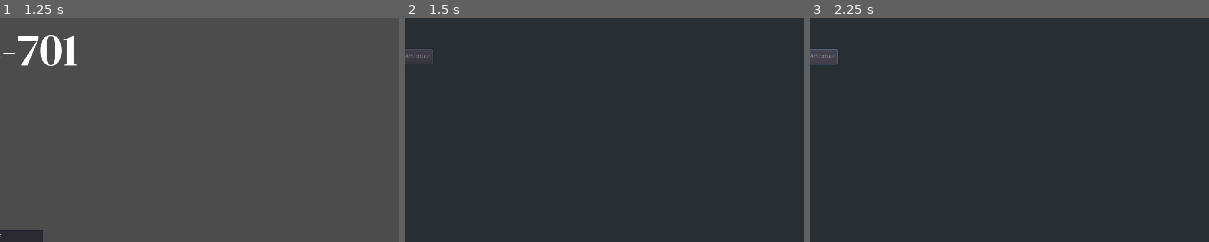
Above: before the commit, frames 1-3 (left to right).
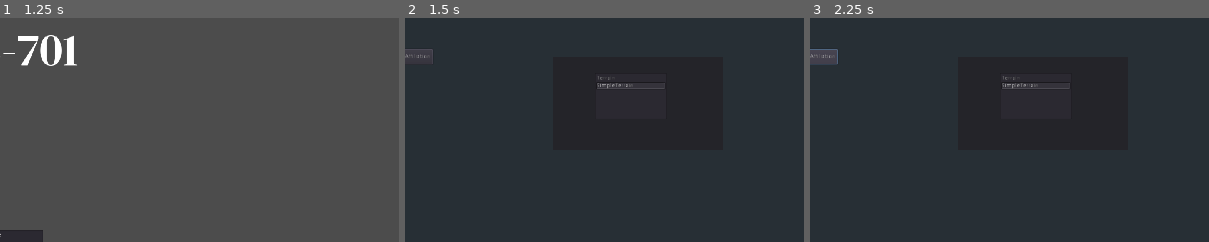
Above: after the commit, the same moments.

Repository: HansGoudey/rts-701
Game: Godot game, scene res://Main.tscn
Two runs of this game, one before a commit and one after it. Both use one fixed random seed, a clock stepped at 60 frames per second and the inputs below.
Inputs (mouse positions are % of the whole screen's width and height, from its top left):
- Up to frame 1 (1.25 s): tap Enter at 0.5 s; move the mouse to (72, 45) at 0.52 s; hold S (camera_backward) from 0.53 s (still down); click (72, 45) at 0.67 s
- Up to frame 2 (1.5 s): release S (camera_backward) at 1.25 s; click "Host Game" at 1.25 s
- Up to frame 3 (2.25 s): click "New Affiliation" at 2 s
The pictures show only the part of the screen within x 50-100%, y 0-50%; the shares and areas given below are measured in that part.

Frame 1 is identical in both runs. In frame 2, 0.2% of the frame differs, in the area x 48-66%, y 25-32%; in frame 3, 0.2%.

Commit message:
Add map selector

Diff:
--- a/RTS-701-Project/Buildings/Building.gd
+++ b/RTS-701-Project/Buildings/Building.gd
@@ -15,9 +15,10 @@
 	# TODO: Create a new timer every time start production is called
 	production_timer = Timer.new()
 	add_child(production_timer)
-# warning-ignore:return_value_discarded
-	production_timer.connect("timeout", self, "production_finish")
-	add_to_group("targets")
+	# warning-ignore:return_value_discarded
+	if get_tree().is_network_server():
+		production_timer.connect("timeout", self, "production_finish")
+	add_to_group("targets") # TODO: Better group names and more extensive use of groups
 
 #func _process(delta):
 #	pass
--- a/RTS-701-Project/Buildings/BuildingBase.gd
+++ b/RTS-701-Project/Buildings/BuildingBase.gd
@@ -33,6 +33,6 @@
 # =================================================================================================
 
 func production_finish() -> void:
-	var new_unit = affiliation.rpc_add_unit(production_selection, self.translation)
+	var new_unit:Unit = affiliation.rpc_add_unit(production_selection, self.translation)
 	new_unit.rpc_add_navigation_order_position(self.translation + Vector3(0, 0, 2))
 	self.production_timer.stop()
--- a/RTS-701-Project/Main.gd
+++ b/RTS-701-Project/Main.gd
@@ -197,7 +197,6 @@
 	emit_signal("lobby_ui_update")
 
 remote func server_unlock_peer_multiplayer():
-	print("Server Unlock Peer Multiplayer")
 	assert(get_tree().is_network_server())
 	# TODO: Use a more complex lock, indluding tracking which player is locked, handle timing out etc...
 	multiplayer_lock += 1
@@ -209,7 +208,6 @@
 #		self.disconnect("multiplayer_lock_complete", ..., ...)
 
 func multiplayer_unlock():
-	print("Multiplayer Unlock")
 	if get_tree().is_network_server():
 		server_unlock_peer_multiplayer()
 	else:
--- a/RTS-701-Project/Map/Map.gd
+++ b/RTS-701-Project/Map/Map.gd
@@ -6,6 +6,7 @@
 var navigation:Navigation = null
 var navmesh_id:int = 0
 var navigation_mesh:NavigationMesh = null
+var terrain_aabb:AABB
 
 # 2D Navigation Node (For unit pathfinding)
 var navigation_2d:Navigation2D = null
@@ -14,15 +15,18 @@
 
 # Resource Generation
 const MAX_MAP_HEIGHT:float = 1000.0 # For intersections with terrain
+const num_of_resources:int = 10
 enum {RESOURCE0 = 0, RESOURCE1 = 1, RESOURCE2 = 2}
-var num_of_resources:int = 1
 var rng:RandomNumberGenerator = null
 
 func _ready():
+	# TODO: Split into separate functions
 	main = get_node("/root/Main")
+	var lobby_map_itemlist:ItemList = get_node("/root/Main/LobbyUI/MapSelector/ItemList")
+	var map_choice:String = lobby_map_itemlist.get_item_text(lobby_map_itemlist.get_selected_items()[0])
 
 	# Add the terrain
-	var terrain_file = preload("res://Map/SimpleTerrain.glb")
+	var terrain_file = load("res://Map/" + map_choice + ".glb") # TODO: Make map mesh selector
 	var terrain_node = terrain_file.instance()
 	add_child(terrain_node)
 	var terrain_mesh_instance:MeshInstance = terrain_node.get_child(0)
@@ -42,7 +46,7 @@
 	navigation_2d = $Navigation2D
 	navigation_polygon_instance = NavigationPolygonInstance.new()
 	navigation_polygon_instance.navpoly = NavigationPolygon.new()
-	var terrain_aabb:AABB = terrain_mesh_instance.get_transformed_aabb()
+	terrain_aabb = terrain_mesh_instance.get_transformed_aabb()
 	var outline:PoolVector2Array = PoolVector2Array()
 	# Add the four corners of the terrain to the polygon
 	outline.push_back(Vector2(terrain_aabb.position.x, terrain_aabb.position.z))
@@ -56,18 +60,19 @@
 	navigation_polygon_instance.enabled = true
 	navigation_2d.add_child(navigation_polygon_instance)
 
-# Place resources after all other peers have the map node as well
+# Place resources after all other peers have the map node as well, so don't include in _ready
 func place_map_items() -> void:
 	if not get_tree().is_network_server():
 		return # The server finds the locations and places them on the other peers
-	rng = RandomNumberGenerator.new()
+	rng = RandomNumberGenerator.new() # TODO: Place based on size of terrain mesh
 	randomly_place_resources()
 	place_start_buildings()
 
 # warning-ignore:unused_argument
 # warning-ignore:unused_argument
 func remove_building_rectangle(position:Vector2, size:float) -> void:
-	print("Remove Building Rectangle")
+	pass
+	# TODO: Use polygon intersection in Godot 3.2
 
 #	var hole_outline:PoolVector2Array = PoolVector2Array([Vector2.ZERO, Vector2.ZERO, Vector2.ZERO, Vector2.ZERO])
 #	var hole_transform:Transform2D = navigation_polygon_instance.transform.inverse()
@@ -104,29 +109,27 @@
 	return resource_node
 
 func randomly_place_resources():
-	var main_node = get_node("/root/Main")
-	var affiliations = main_node.affiliations
+	var affiliations = main.affiliations
 	var affiliation_count = affiliations.size()
-	var theta = 360 / affiliation_count
-	var right_ray = 360 / affiliation_count
-	var left_ray = 0
+	var theta:float = 2 * PI / affiliation_count
+	var right_ray:float = 2 * PI / affiliation_count
+	var left_ray:float = 0
 	# warning-ignore:unused_variable
 	for i in range(affiliation_count):
 		# warning-ignore:unused_variable
 		for type in range(3):
 			for k in range(num_of_resources):
-				var r = rng.randi_range(0, 50)
-				var th = rng.randi_range(left_ray, right_ray)
-				var coords = polar2cartesian(r, th)
+				var coords:Vector2 = polar2cartesian(rng.randf_range(0, terrain_aabb.end.x),
+											         rng.randf_range(left_ray, right_ray))
 				left_ray += theta
 				right_ray += theta
 				rpc_add_resource(type, coords[0], coords[1])
 
 func place_start_buildings():
-	var affiliations = get_node("/root/Main").affiliations
+	var affiliations = main.affiliations
 
 	for i in range(affiliations.size()):
 		var affiliation:Affiliation = affiliations[i]
-		var location:Vector2 = polar2cartesian(30, i * (2 * PI) / affiliations.size())
+		var location:Vector2 = polar2cartesian(terrain_aabb.end.x * 0.75, i * (2 * PI) / affiliations.size())
 		var location_3d:Vector3 = Vector3(location.x, 0, location.y)
 		affiliation.rpc_add_building(Affiliation.BUILDING_TYPE_BASE, location_3d)
--- a/RTS-701-Project/UI/LobbyUI.gd
+++ b/RTS-701-Project/UI/LobbyUI.gd
@@ -1,9 +1,10 @@
 extends Control
 
 var main:Main = null
+var map_selector:ItemList
 var last_ui_build = [] # For clearing the last set of panels built
 
-func _ready():
+func _ready() -> void:
 	# Connect signals from updating affiliations and players to UI update function
 	main = find_parent("Main")
 	assert(main.connect("lobby_ui_update", self, "build_ui") == OK)
@@ -19,7 +20,20 @@
 	$AffiliationItem.visible = false
 	$PlayerItem.visible = false
 
+	# Set up the map selector's items, signals, and default
+	var map_selector = $MapSelector/ItemList
+	map_selector.add_item("Terrain")
+	map_selector.add_item("SimpleTerrain")
+	map_selector.select(1)
+	map_selector.connect("item_selected", self, "rpc_push_map_selection")
+
 	build_ui()
+
+func rpc_push_map_selection() -> void:
+	var selection:int = map_selector.get_selected_items()[0]
+
+remote func select_map(selection:int) -> void:
+	map_selector.select(selection)
 
 # Builds the entire lobby UI. Called whenever there is an update to affiliation / player structure
 # TODO: Lobby UI should really be built by keeping the ui elements for affiliations around with them rather
--- a/RTS-701-Project/UI/LobbyUI.tscn
+++ b/RTS-701-Project/UI/LobbyUI.tscn
@@ -87,3 +87,17 @@
 margin_right = 464.6
 margin_bottom = 112.066
 text = "New Affiliation"
+
+[node name="MapSelector" type="Panel" parent="."]
+anchor_left = 0.8
+anchor_right = 0.8
+margin_left = -934.8
+margin_top = 95.0
+margin_right = -526.8
+margin_bottom = 317.0
+
+[node name="ItemList" type="ItemList" parent="MapSelector"]
+margin_left = 100.0
+margin_top = 38.0
+margin_right = 272.0
+margin_bottom = 149.0
